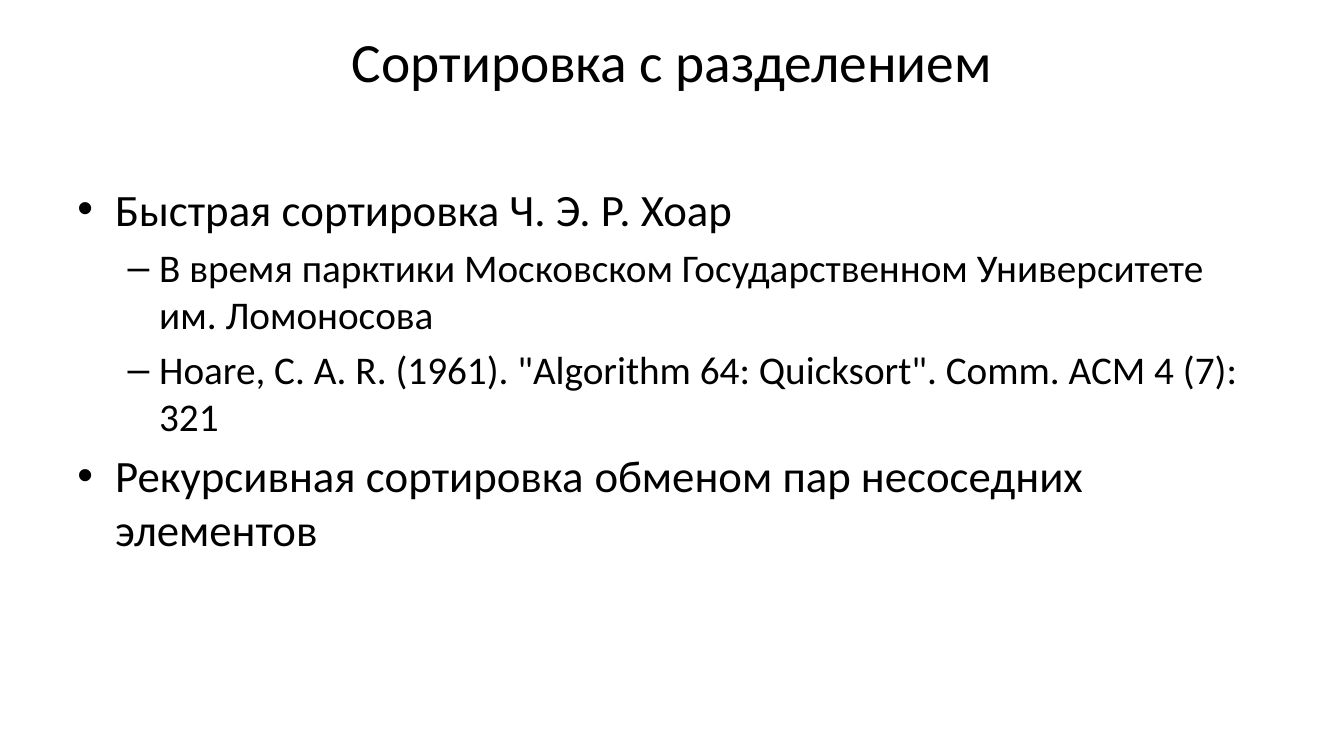
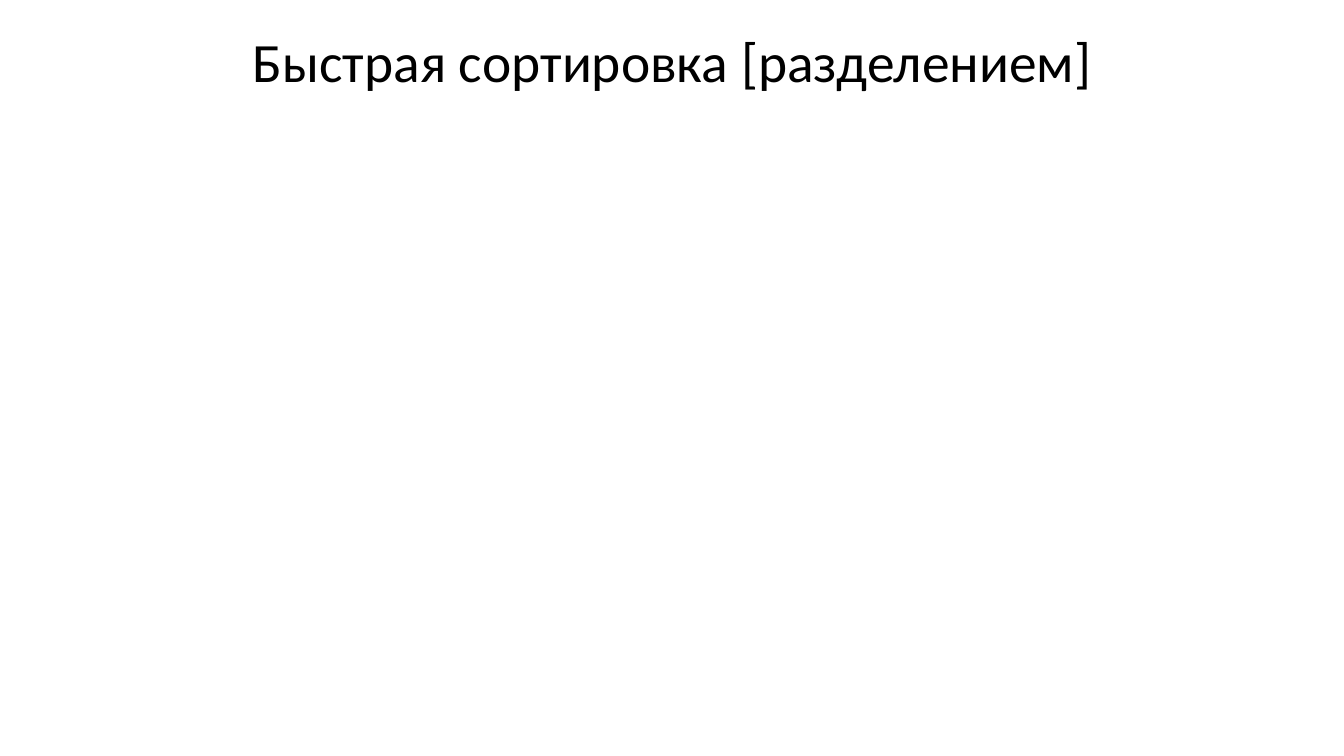
Before and after one commit to Evgueni-Petrov-aka-espetrov/Algorithms-and-Programming-in-C-pptx, a slide deck: slide 77 of 13 Сортировка.pptx (slide 41 before the commit). Drawn at 1344x756 pixels with LibreOffice and Linux fonts; fonts in the diff are those of the drawing. Boxes give left, top, right and bottom in pixels: in the first picture for what was removed or moved away, otherwise in the second. Text is boxed around its words. In the diff, an @@ line names an element or a change of style, - is before the commit and + after.

```diff
--- a/13 Сортировка.pptx
+++ b/13 Сортировка.pptx
@@ title at [253, 42, 1091, 91]: text changed @@
-Сортировка с разделением
+Быстрая сортировка [разделением]
@@ text removed at [115, 197, 1237, 547] @@
-• Быстрая сортировка Ч. Э. Р. Хоар
-  – В время парктики Московском Государственном Университете им. Ломоносова
-  – Hoare, C. A. R. (1961). "Algorithm 64: Quicksort". Comm. ACM 4 (7): 321
-• Рекурсивная сортировка обменом пар несоседних элементов
```
Also in this commit, not shown: 15 other slides changed, 104 slides added, 9 slides removed.
